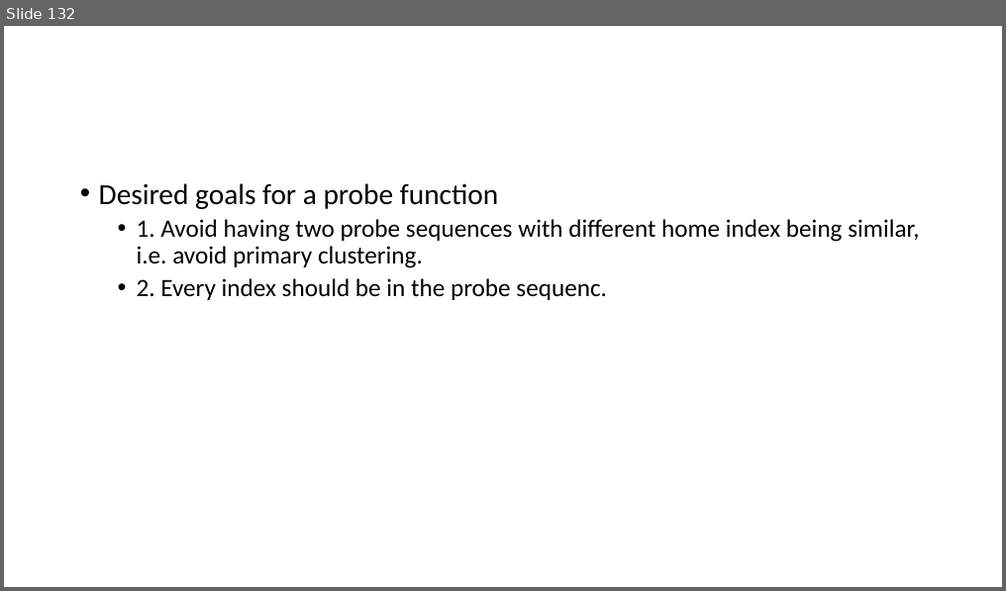
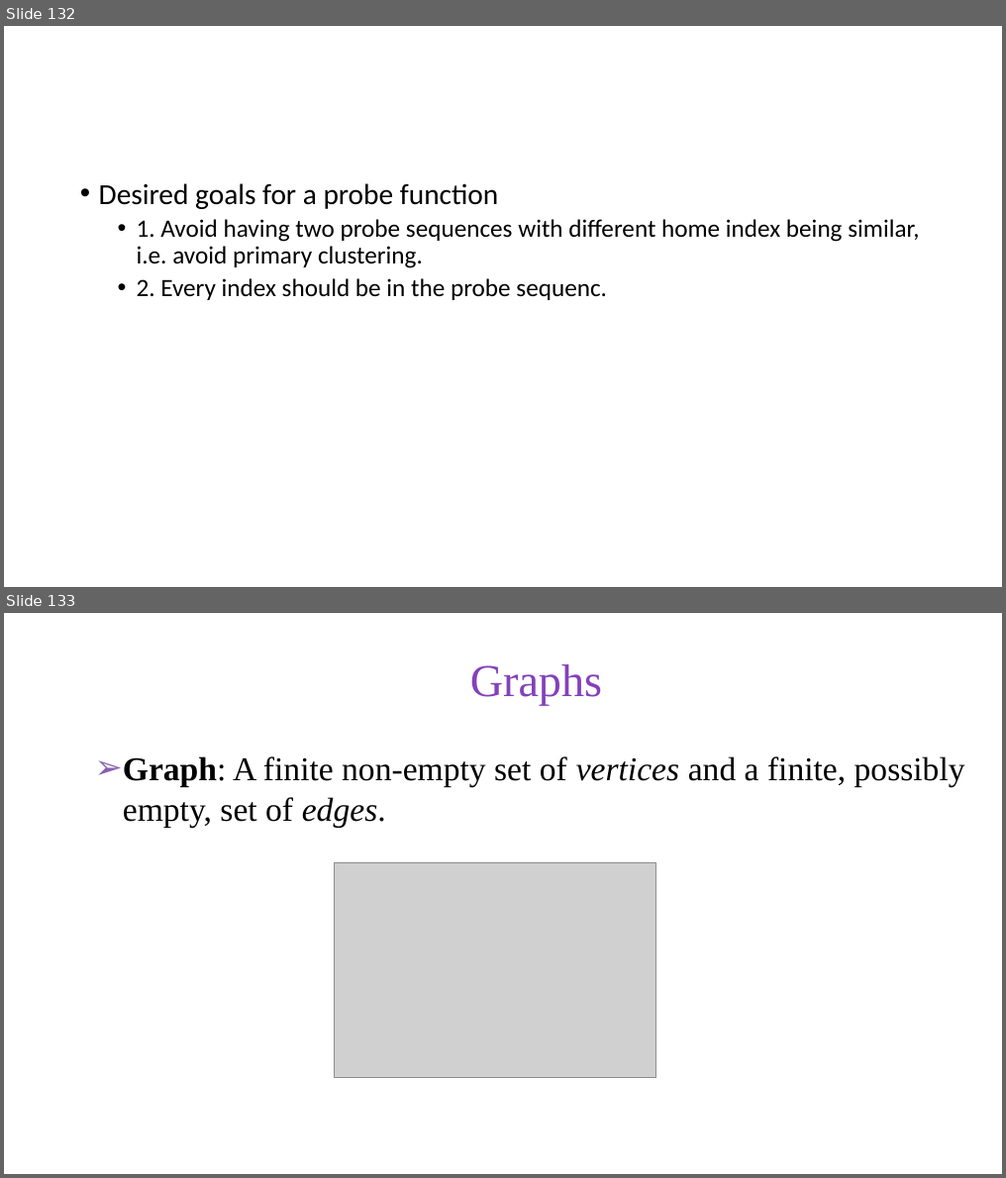
Before and after one commit to skalakm/232, a slide deck: notes.pptx. Shown one above the other, each under a label of ours: slide 132 before the commit, slides 132 and 133 after it. The pictures are 1006x591 and 1006x1178 pixels, drawn with LibreOffice and Linux fonts; fonts in the diff are those of the drawing; grey boxes stand for pictures; background and template pictures are left out. Boxes give left, top, right and bottom in pixels: in the first picture for what was removed or moved away, otherwise in the second. Text is boxed around its words. In the diff, an @@ line names an element or a change of style, - is before the commit and + after.

Commit message:
added graph stuff

```diff
--- a/notes.pptx
+++ b/notes.pptx
@@ slide 133 added at (x1=4, y1=613, x2=1002, y2=1174), background #FFFFFF @@
@@ title added at (x1=470, y1=664, x2=602, y2=705), 44 pt, text #8341BA @@
+Graphs
@@ text added at (x1=123, y1=757, x2=965, y2=827), 32 pt, text #000000 @@
+➢ Graph: A finite non-empty set of vertices and a finite, possibly empty, set of edges.
@@ picture added at (x1=335, y1=862, x2=656, y2=1078) @@
```
Also in this commit, not shown: 8 other slides added.
